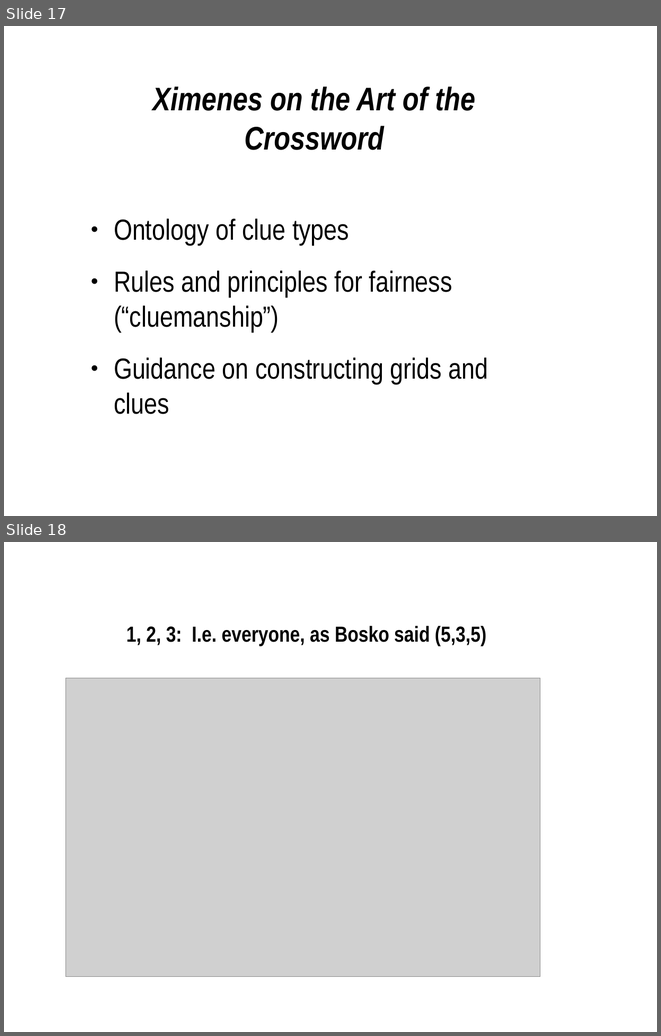
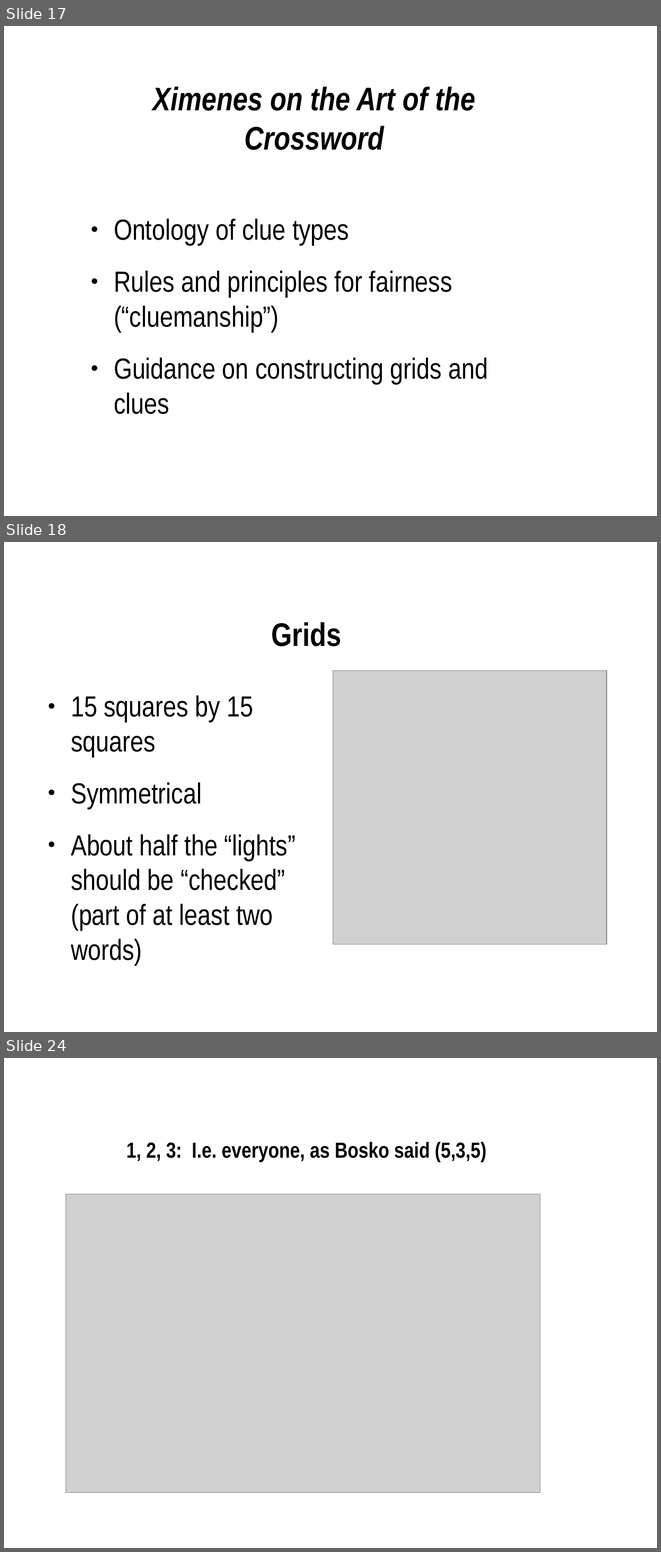
Before and after one commit to martindholmes/cryptic, a slide deck: presentations/tei2017.odp. Shown one above the other, each under a label of ours: slides 17 and 18 before the commit, slides 17, 18 and 24 after it; the slides between them are not shown. The pictures are 661x1036 and 661x1552 pixels, drawn with LibreOffice and Linux fonts; fonts in the diff are those of the drawing; grey boxes stand for pictures; background and template pictures are left out. Boxes give left, top, right and bottom in pixels: in the first picture for what was removed or moved away, otherwise in the second. Text is boxed around its words. In the diff, an @@ line names an element or a change of style, - is before the commit and + after.

```diff
--- a/presentations/tei2017.odp
+++ b/presentations/tei2017.odp
@@ slide 18 added at (x1=4, y1=542, x2=657, y2=1032), background picture (left out) @@
@@ title added at (x1=272, y1=622, x2=342, y2=646), 36 pt, text #000000, bold @@
+Grids
@@ picture added at (x1=333, y1=671, x2=607, y2=944) @@
@@ text added at (x1=71, y1=695, x2=296, y2=965), 32 pt, text #000000 @@
+● 15 squares by 15 squares
+● Symmetrical
+● About half the “lights” should be “checked” (part of at least two words)
@@ what was slide 18 is now slide 24 @@
```
Also in this commit, not shown: 1 slide changed, 5 other slides added.
